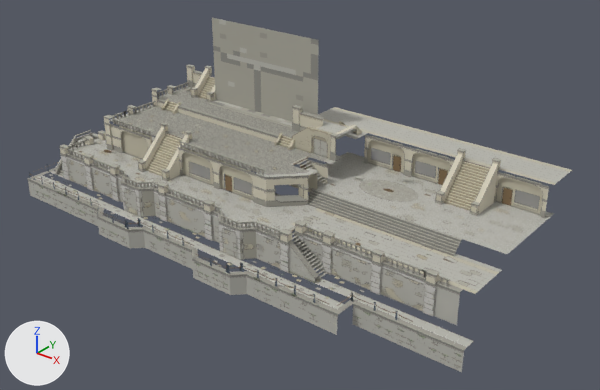
The glTF model Resources/Crocotile/Waterfront.gltf, before and after one commit.
Before and after are seen from a 50 mm lens placed at (143.9, -88.5, 74.1), pointed at (54.9, 22.7, 5.1). Lighting does not change. The marker at lower left points along +X, +Y and +Z. Where no turn or scale is listed for an object, it has been applied to the vertices. Vertices at the same position are counted once.
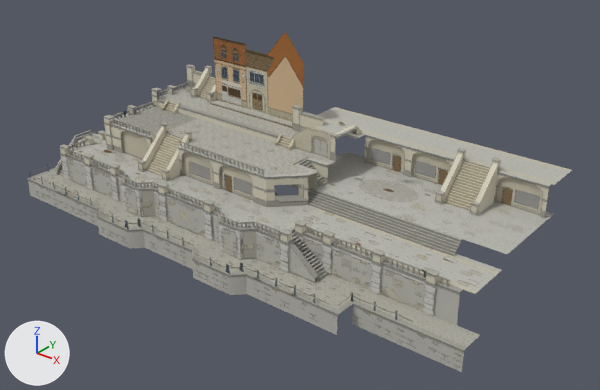
Boxes (x1, y1, x2, y2) around the edits, measured in the pictures (600 x 390 px):
'default', surface changed (grey to beige): (45, 18, 480, 347) in both
'ground_3_lvl_3-col', surface changed: (182, 127, 332, 175) in both
'floor_5_lvl_1-col', surface changed: (244, 261, 370, 309) in both
'ground_4_lvl_3-col', surface changed, shading changed: (164, 89, 299, 138) in both
'floor_2_lvl_1-col.001', surface changed: (357, 291, 434, 328) in both
'floor_1_lvl_1-col', surface changed: (35, 169, 120, 208) in both
'floor_3_lvl_1-col', surface changed: (128, 213, 212, 249) in both
'ground_2_lvl_3-col', surface changed: (167, 119, 225, 141) in both
'floor_4_lvl_1-col', surface changed: (199, 241, 263, 271) in both
'floor_2_lvl_1-col', surface changed: (104, 202, 160, 226) in both
'staircase_small_lvl_3-col.001', moved: (274, 133, 295, 150) in both
part 1 of me_mesh_68, shading changed: (209, 102, 292, 127) in both

The change, as a list of edits to the scene's bpy script:
```text
Add img_image_21:
    img_image_21 = load_image('Image_21', '_unpacked/Image_21', 32, 32, 'sRGB')
Change mat_19:
    where n4 = _N.new('ShaderNodeTexImage'); n4.name = 'Image Texture'
    n4.image: img_image_3 -> img_image_6
Change mat_4:
    where n4 = _N.new('ShaderNodeTexImage'); n4.name = 'Image Texture'
    n4.image: img_image_5 -> img_image_3
Change mat_12:
    where n4 = _N.new('ShaderNodeTexImage'); n4.name = 'Image Texture'
    n4.image: img_image_6 -> img_image_5
Change mat_13:
    where n4 = _N.new('ShaderNodeTexImage'); n4.name = 'Image Texture'
    n4.image: img_image_20 -> img_image_21
Change me_mesh_68:
    where me_mesh_68.from_pydata(...)  # 20 vertices, 12 faces; spans x -0.9..39.1, y -3.9..7.1, z 0.0..0.2
    used by ob_ground_4_lvl_3_col; location = (11.0, 31.9, 13.5)
    me_mesh_68 part 1: all 2 faces centred in x 19.7..28.3, y 0.6, z 0.1..0.2 are now shaded smooth
Change ob_staircase_small_lvl_3_col_001:
    ob_staircase_small_lvl_3_col_001.location: (46.0, 28.0, 12.0) -> (46.0, 27.9, 12.0)
```
